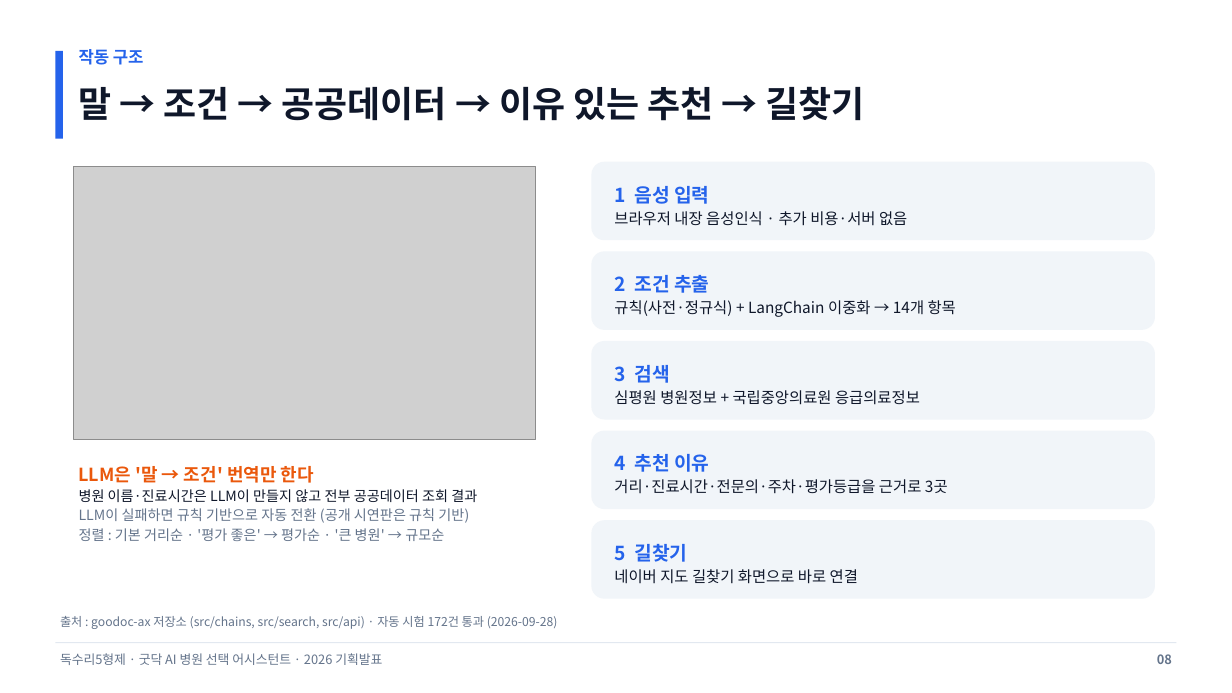
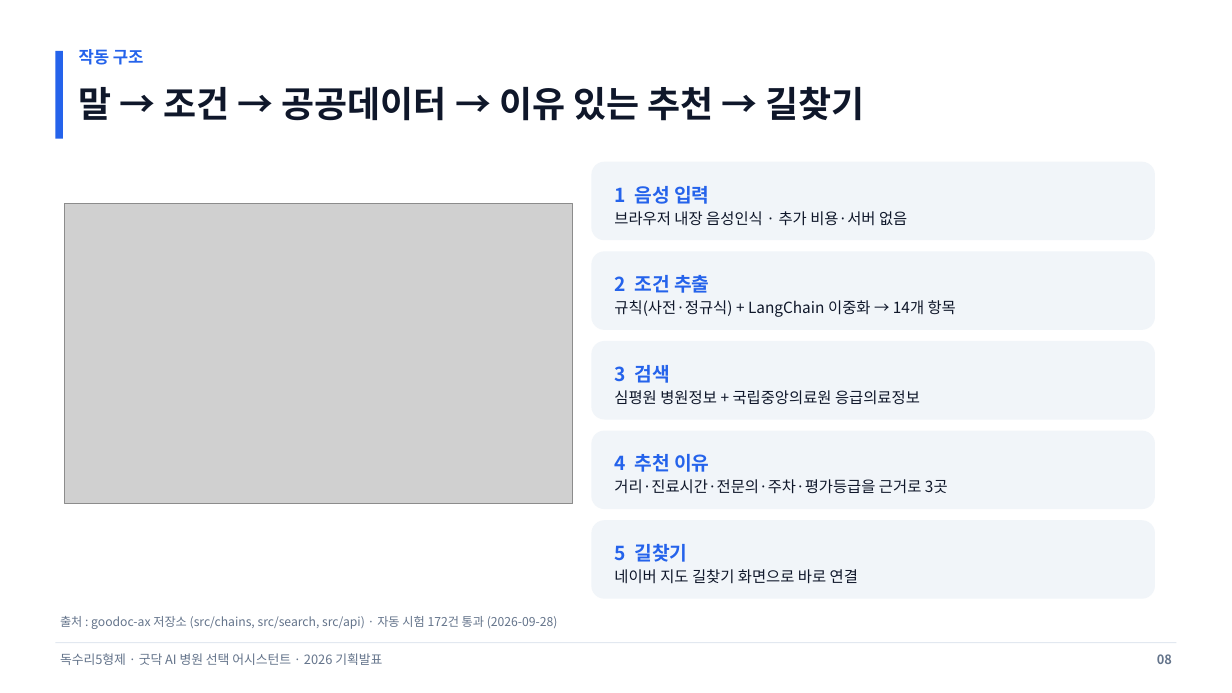
Before and after one commit to lee020304/goodoc-demo, a slide deck: slide 8 of pitch/기획발표_독수리5형제.pptx. Drawn at 1232x693 pixels with LibreOffice and Linux fonts; fonts in the diff are those of the drawing; grey boxes stand for pictures. Boxes give left, top, right and bottom in pixels: in the first picture for what was removed or moved away, otherwise in the second. Text is boxed around its words. In the diff, an @@ line names an element or a change of style, - is before the commit and + after.

```diff
--- a/pitch/기획발표_독수리5형제.pptx
+++ b/pitch/기획발표_독수리5형제.pptx
@@ picture: place and size @@
-picture at bbox=[74, 166, 536, 440]
+picture at bbox=[65, 203, 573, 504]
@@ text removed at bbox=[79, 466, 477, 541] @@
-LLM은 '말 → 조건' 번역만 한다
-병원 이름·진료시간은 LLM이 만들지 않고 전부 공공데이터 조회 결과
-LLM이 실패하면 규칙 기반으로 자동 전환 (공개 시연판은 규칙 기반)
-정렬 : 기본 거리순 · '평가 좋은' → 평가순 · '큰 병원' → 규모순
```
Also in this commit, not shown: 2 other slides changed, 1 slide added, 5 other files.
